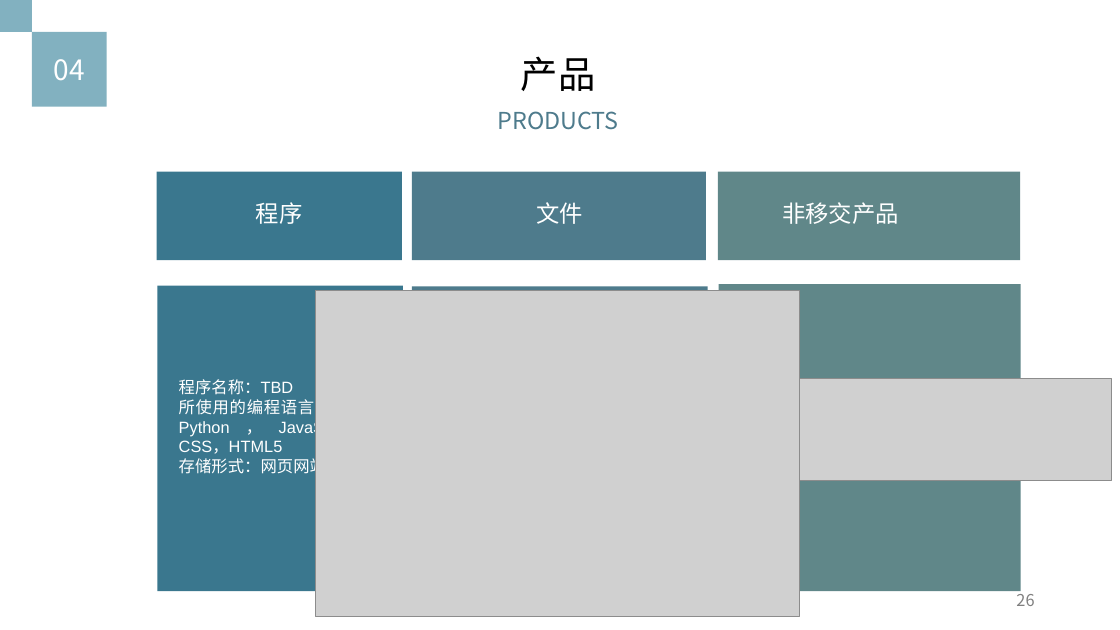
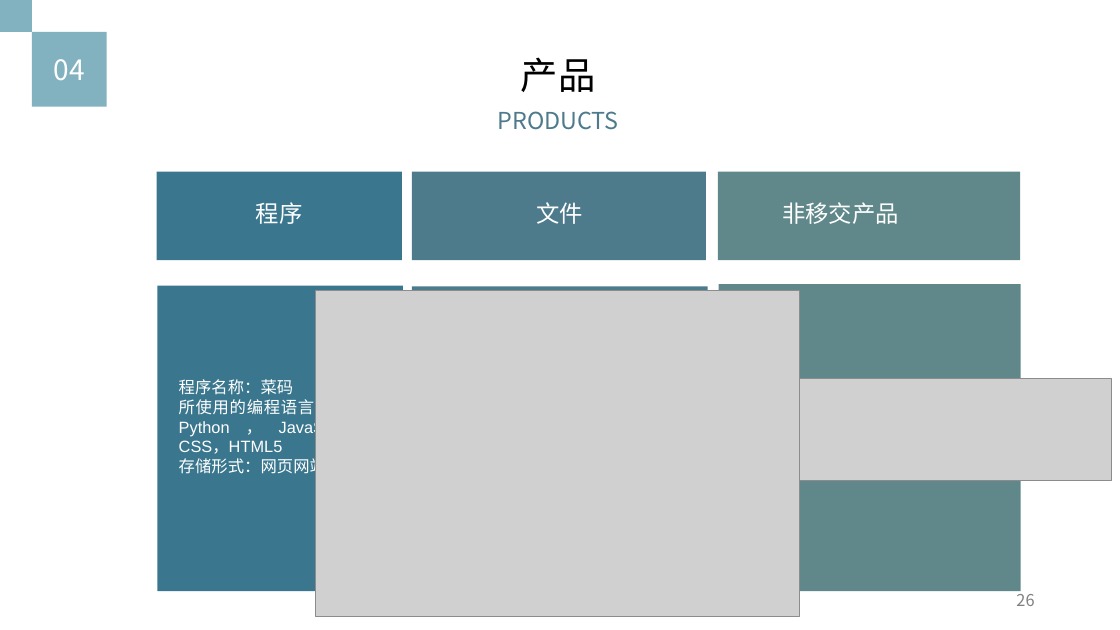
Before and after one commit to Ysuny2333/SRA2022-G15, a slide deck: slide 26 of 项目计划/项目工程计划.pptx. Drawn at 1120x630 pixels with LibreOffice and Linux fonts; fonts in the diff are those of the drawing; grey boxes stand for pictures. Boxes give left, top, right and bottom in pixels: in the first picture for what was removed or moved away, otherwise in the second. Text is boxed around its words. In the diff, an @@ line names an element or a change of style, - is before the commit and + after.

```diff
--- a/项目计划/项目工程计划.pptx
+++ b/项目计划/项目工程计划.pptx
@@ text at [179, 379, 294, 395]: text changed @@
-程序名称：TBD
+程序名称：菜码
```
Also in this commit, not shown: 5 other slides changed, 3 slides added, 2 slides removed.
